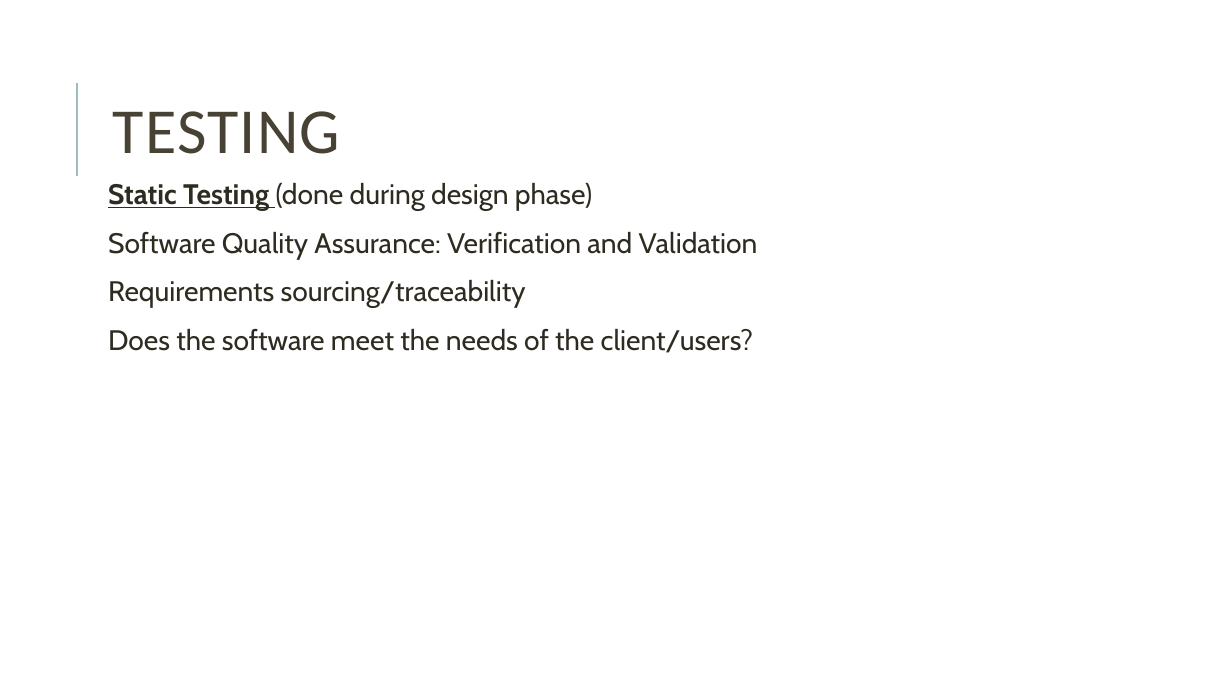
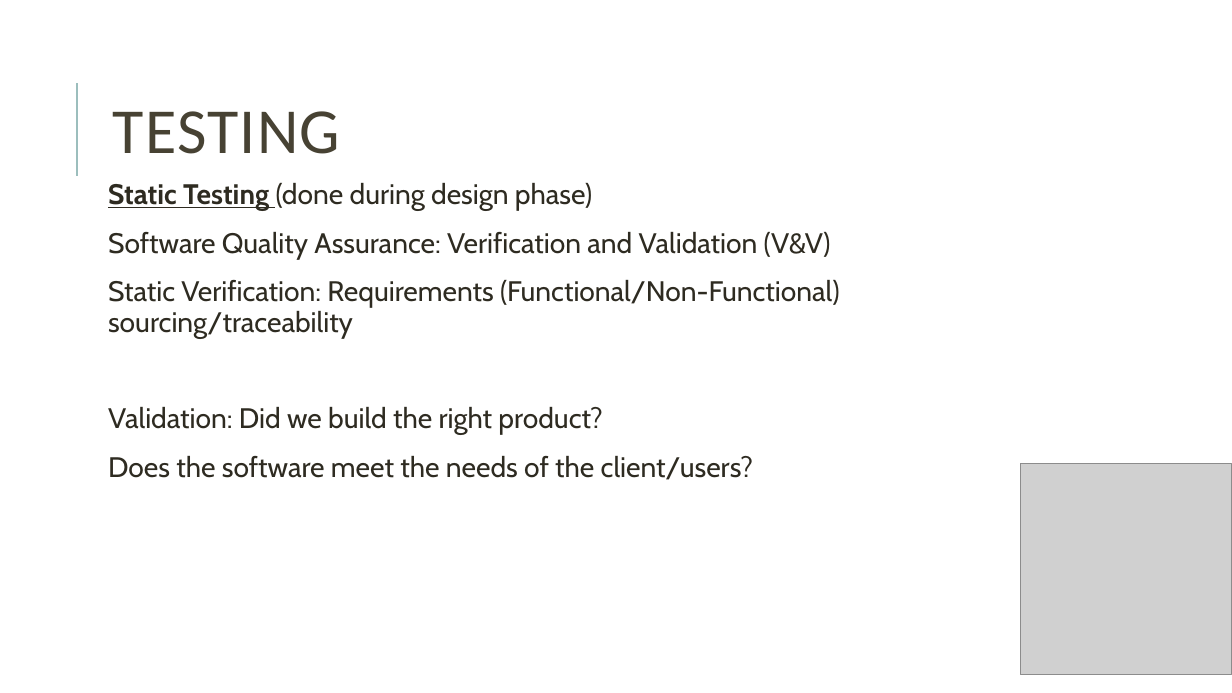
Before and after one commit to razr22/PatientMonitoringSystem, a slide deck: slide 7 of Patient Monitoring System.pptx. Drawn at 1232x693 pixels with LibreOffice and Linux fonts; fonts in the diff are those of the drawing; grey boxes stand for pictures. Boxes give left, top, right and bottom in pixels: in the first picture for what was removed or moved away, otherwise in the second. Text is boxed around its words. In the diff, an @@ line names an element or a change of style, - is before the commit and + after.

```diff
--- a/Patient Monitoring System.pptx
+++ b/Patient Monitoring System.pptx
@@ text at [108, 232, 840, 435]: text changed @@
-Software Quality Assurance: Verification and Validation
-Requirements sourcing/traceability
+Software Quality Assurance: Verification and Validation (V&V)
+Static Verification: Requirements (Functional/Non-Functional) sourcing/traceability
+Validation: Did we build the right product?
@@ picture added at [1020, 463, 1232, 675] @@
```
Also in this commit, not shown: 7 other slides changed.
